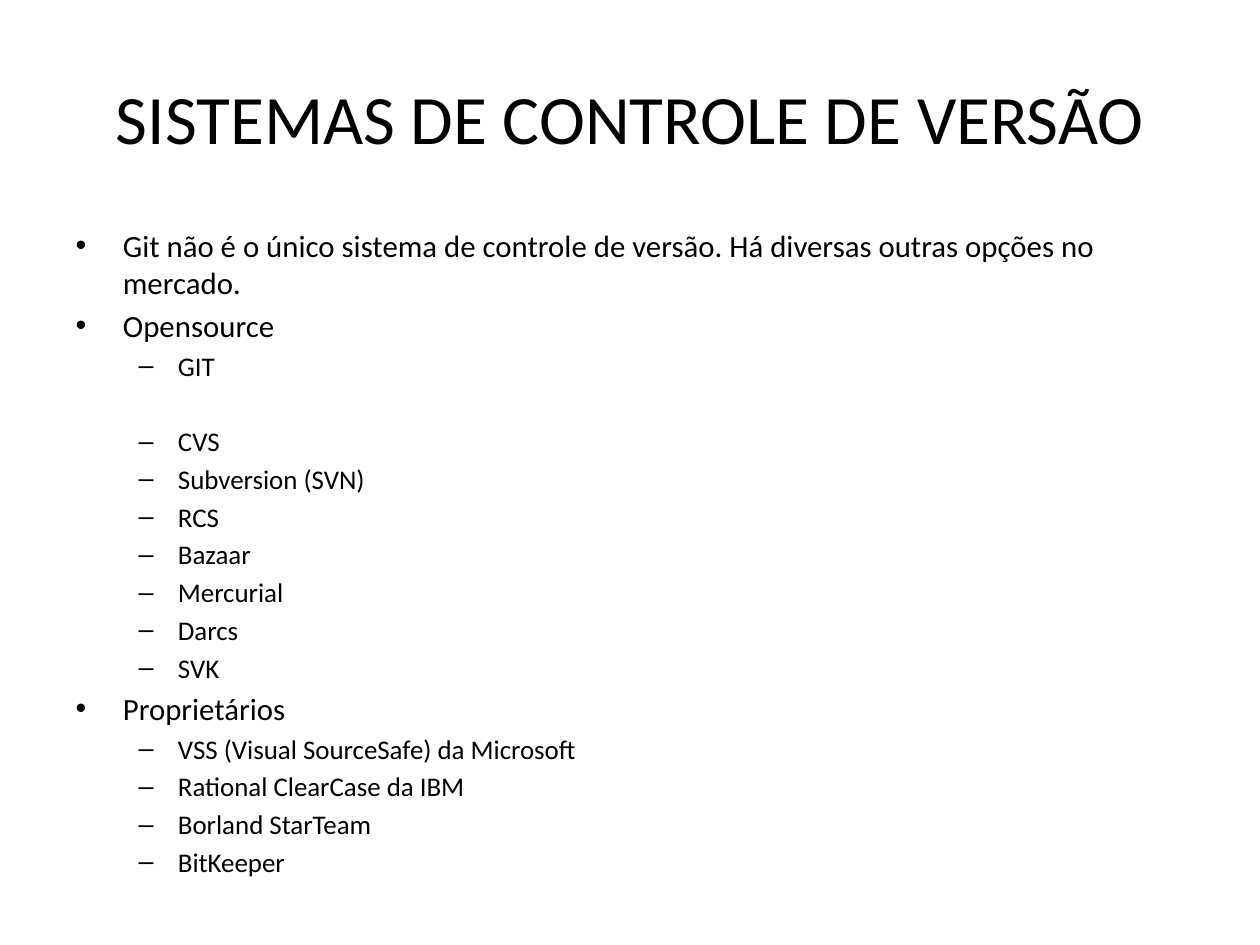
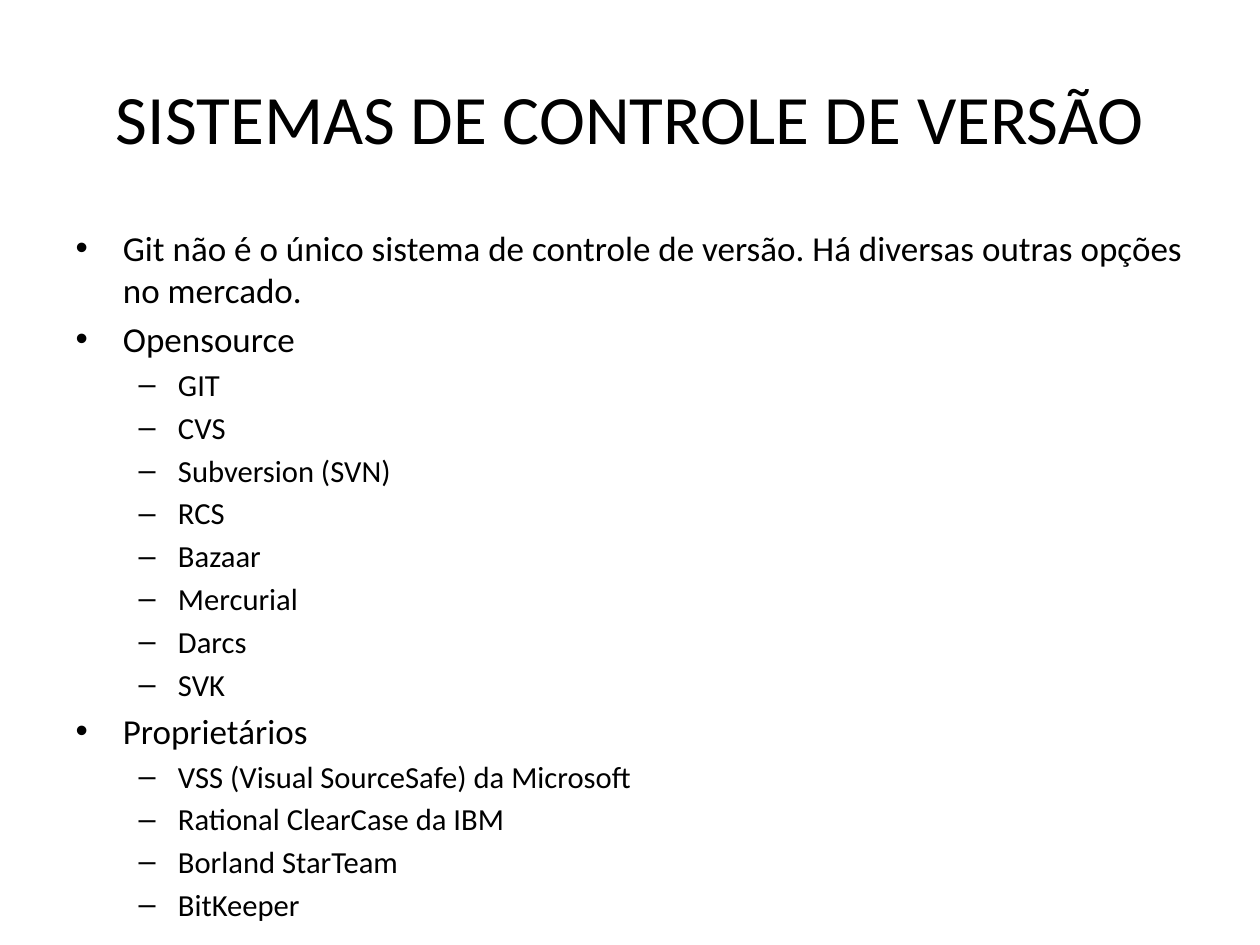
Before and after one commit to feliperoecker/tei, a slide deck: slide 5 of GIT.pptx (slide 6 before the commit). Drawn at 1260x945 pixels with LibreOffice and Linux fonts; fonts in the diff are those of the drawing. Boxes give left, top, right and bottom in pixels: in the first picture for what was removed or moved away, otherwise in the second. Text is boxed around its words. In the diff, an @@ line names an element or a change of style, - is before the commit and + after.

```diff
--- a/GIT.pptx
+++ b/GIT.pptx
@@ text "Git não é o único ..." at [123, 236, 1182, 874]: size 17.6 to 20 pt in "Git não é o único sistema de ...", "Opensource", "Proprietários"; size 15.4 to 17.5 pt in "GIT", "CVS", "Subversion (SVN)", "RCS" and 8 more places @@
```
Also in this commit, not shown: 3 other slides changed, 3 slides removed.
